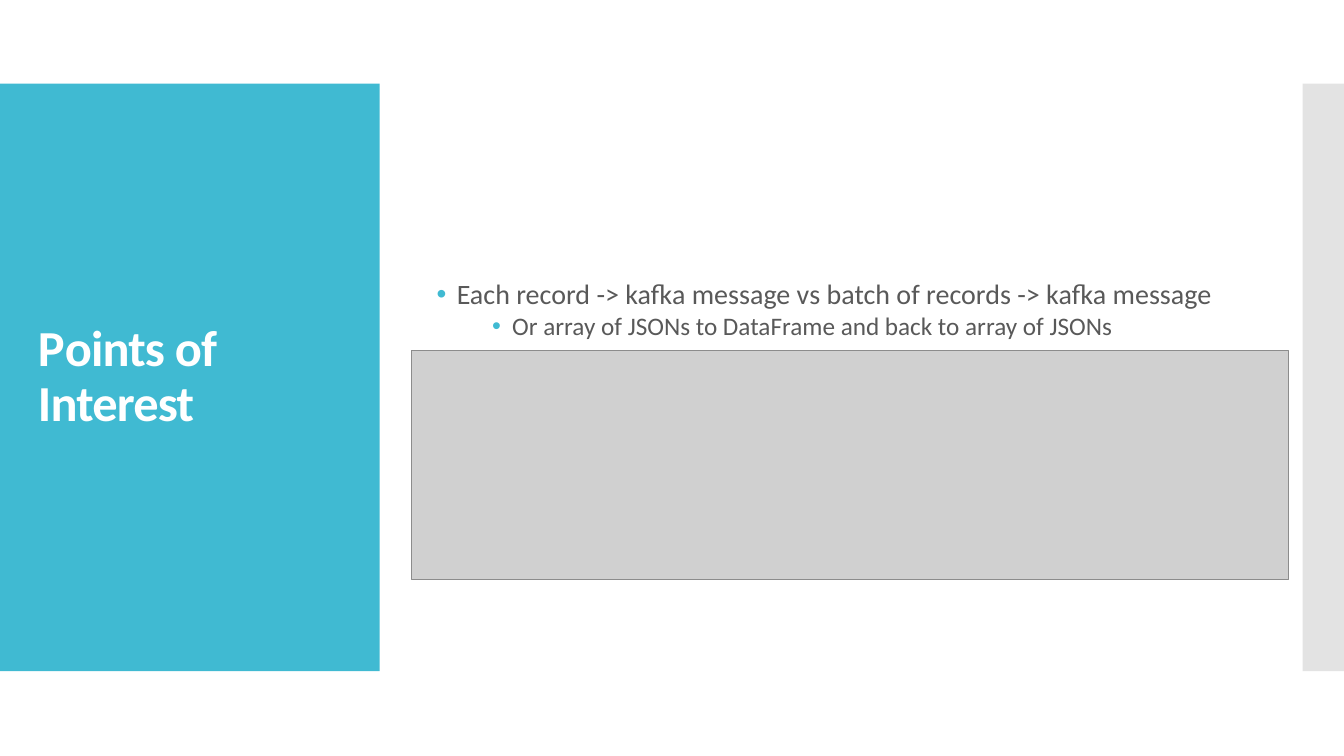
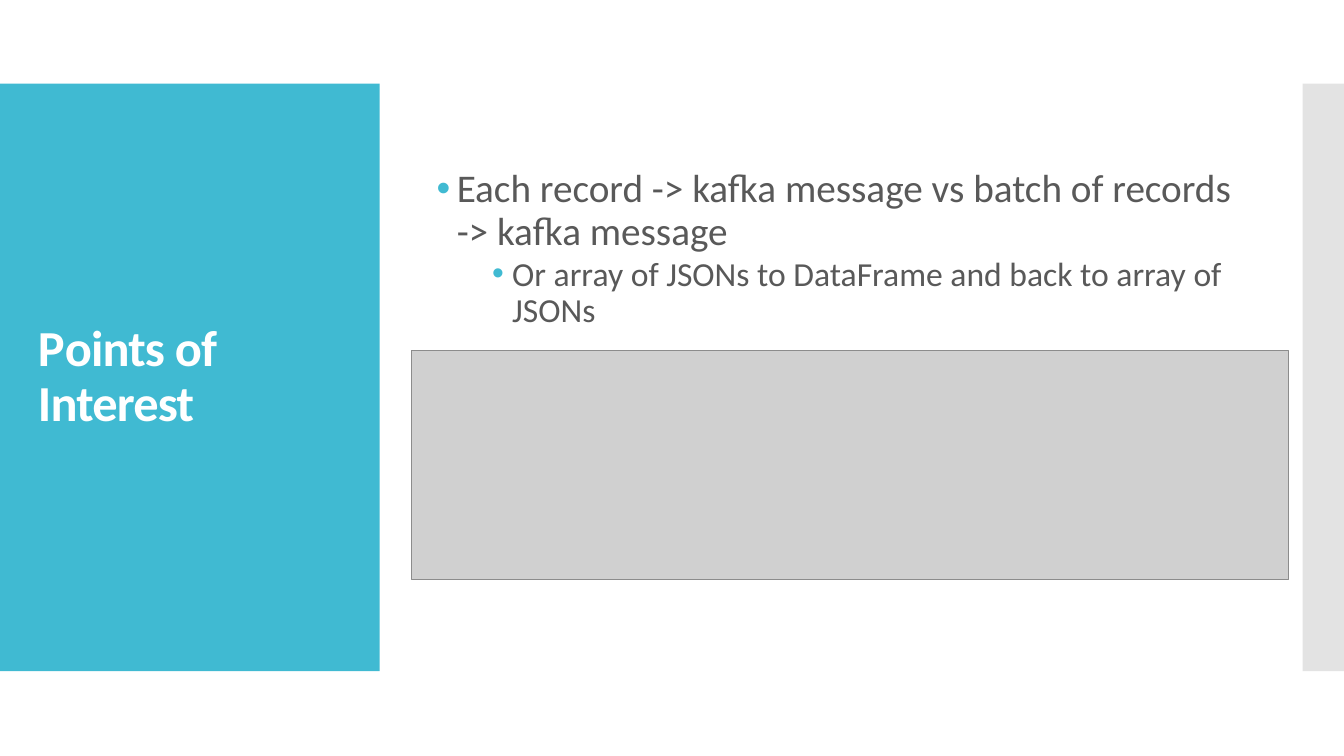
Before and after one commit to livgeni/NayaDE-Final-Project, a slide deck: slide 11 of FinalProjectDesign.pptx. Drawn at 1344x756 pixels with LibreOffice and Linux fonts; fonts in the diff are those of the drawing; grey boxes stand for pictures. Boxes give left, top, right and bottom in pixels: in the first picture for what was removed or moved away, otherwise in the second. Text is boxed around its words. In the diff, an @@ line names an element or a change of style, - is before the commit and + after.

```diff
--- a/FinalProjectDesign.pptx
+++ b/FinalProjectDesign.pptx
@@ text "Each record -> kafka message ..." at <box>457,174,1230,322</box>: size 20 to 28 pt in "Each record -> kafka message vs batch ..."; size 18 to 24 pt in "Or array of JSONs to DataFrame and ..." @@
```
Also in this commit, not shown: 5 other slides changed.
